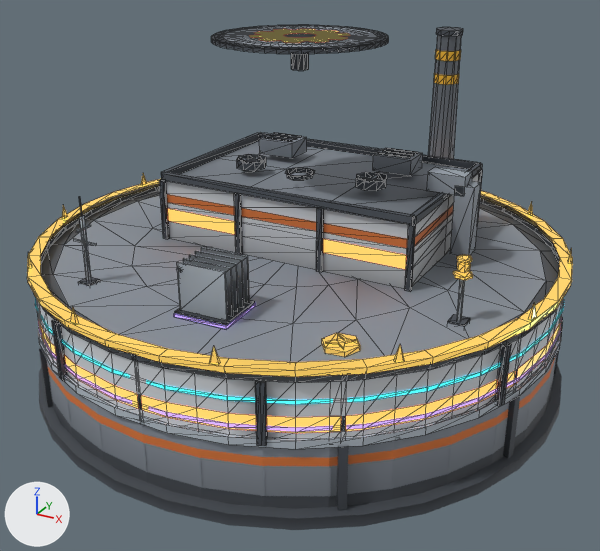
What one commit did to the glTF model assets/models/electronics_fab_s_far.glb.
Before and after are seen from a camera (50 mm lens) standing at (8.27, -15.03, 9.47) and looking at (0.27, -0.5, 2.2). Lighting does not change. The marker at lower left points along +X, +Y and +Z. The older version comes first. Mesh edges are drawn as thin lines on the coarser meshes. Vertices at exactly the same position are counted once.

Names of what the first picture shows: 'Base', 'L2', 'L3', 'L4', 'L5', 'Roof'.
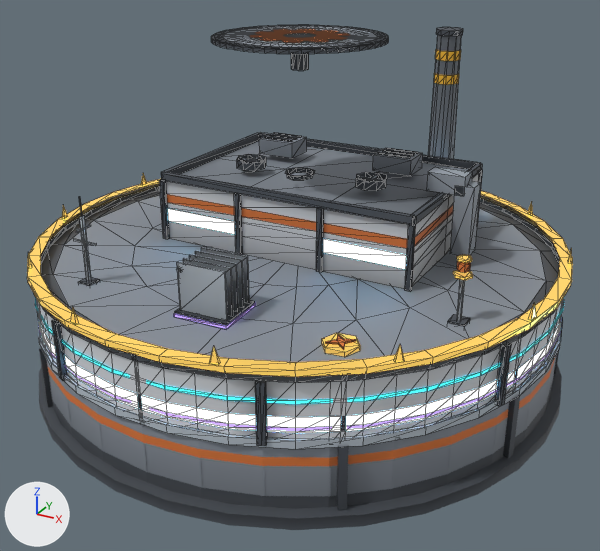
Changed parts and their boxes (x1, y1, x2, y2) in the pictures (600 x 551 px):
part 1 of me_l5_001, recoloured (darker)
    both: (326, 334, 356, 349)
part 2 of me_l5_001, recoloured
    both: (457, 261, 471, 273)
part 3 of me_roof, recoloured (darker)
    both: (249, 29, 349, 43)
part 4 of me_roof, recoloured (darker)
    both: (249, 29, 349, 43)
part 5 of me_roof, recoloured
    both: (39, 221, 560, 433)

Diff of the bpy script that builds the scene:
```diff
--- a/assets/models/electronics_fab_s_far.glb.py
+++ b/assets/models/electronics_fab_s_far.glb.py
@@ mat_plasma @@
+mat_plasma = bpy.data.materials.new('Plasma')
+# nodes: BsdfPrincipled, Mix, OutputMaterial, VertexColor
+# colours: blue #8fd8ff, mixed with the vertex colours
@@ me_l5_001 @@
 me_l5_001.from_pydata(...)  # 237 vertices, 282 faces; spans x -5.75..5.75, y -5.75..5.75, z 2.54..3.88
 # used by ob_l5; location = (0.0, 0.0, 0.0)
+# me_l5_001 part 1: all 22 faces centred in x 2.65..2.99, y -3.84..-3.5, z 2.72..2.74 switch from mat_l5gold_001 to mat_palette_001
+# me_l5_001 part 2: all 18 faces centred in x 4.17..4.38, y -1.88..-1.67, z 3.69..3.8 switch from mat_l5gold_001 to mat_palette_001
@@ me_roof @@
 me_roof.from_pydata(...)  # 2004 vertices, 2610 faces; spans x -5.69..5.69, y -5.72..5.72, z 1.38..7.18
 # used by ob_roof; location = (0.0, 0.0, 0.0)
+# me_roof part 3: 258 kept faces spanning x -1.0..1.0, y -1.0..1.0, z 7.18 get new vertex colours; the middle colour goes from white #ffffff to orange #e07a3a
+# me_roof part 4: 258 faces spanning x -1.0..1.0, y -1.0..1.0, z 7.18 switch from mat_neon_001 to mat_palette_001
+# me_roof part 5: 122 faces spanning x -5.65..5.65, y -5.68..5.68, z 1.62..3.34 switch from mat_neon_001 to mat_plasma
```
